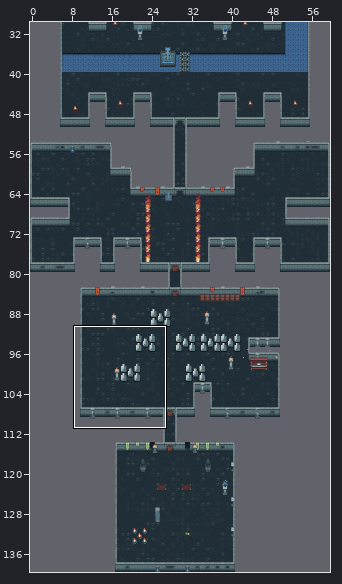
An edit to a level. Tiled map, data/maps/Level4.tmx. Above: a wide view before the commit, with the close-up outlined.
Close-up. Before the edit:
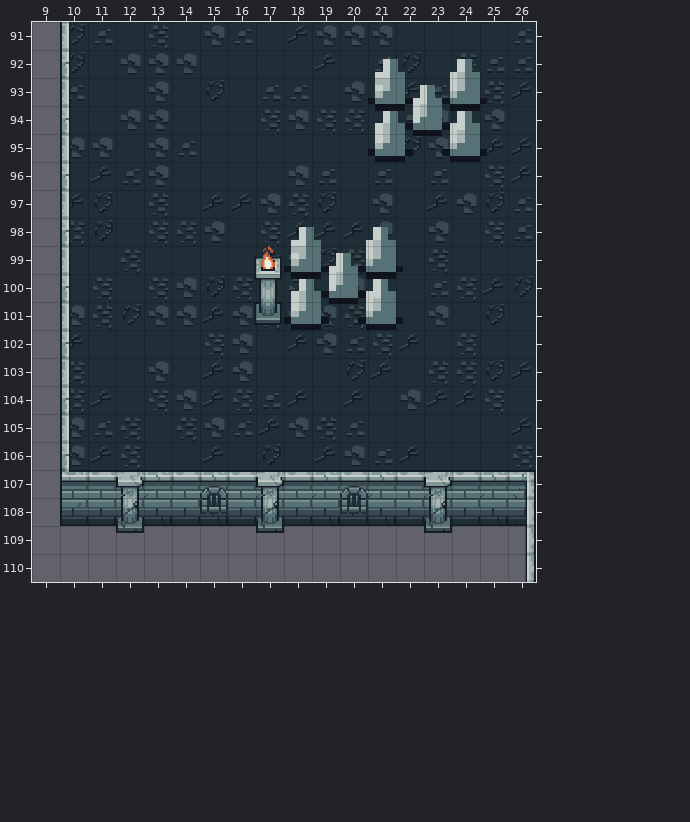
Cells are 32x32 px. Shown: x 9..26, y 91..110. The commit also changed other parts of the map, which this record leaves out.
The same view after the edit:
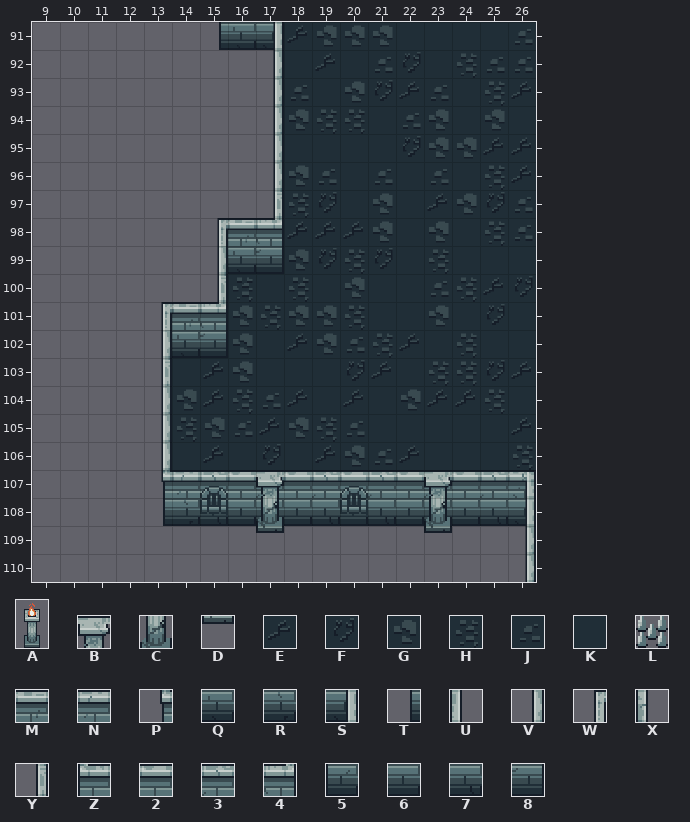
Key: from "Animated_collision": A 5 "Pillar_Torch"; from "Floor and Wall": B 12, C 31, D 50, E 114, F 115, G 116, H 117, J 133, K 134; from "Trap": L 1 "Spikes"; from "wall": M 1, N 2, P 8, Q 11, R 12, S 13, T 18, U 20, V 23, W 28, X 30, Y 33, Z 40, 2 41, 3 42, 4 43, 5 50, 6 51, 7 52, 8 53.
_ is an empty cell, # one hidden under a higher layer.
Objects are placed by their top-left corner, in cells (3,4 is the top-left corner of cell 3,4); size is 1x1 cell unless given.
The exact change:
Layer "Floor":
y 91: x 10..15 FJKHKG -> ______
y 92: x 10..17 FKGGGKKK -> ________
y 93: x 10..17 JKKGKFKJ -> ________
y 94: x 10..17 KKGGKKKH -> ________
y 95: x 10..17 GGKGJKKK -> ________
y 96: x 10..17 KEJGKKKK -> ________
y 97: x 10..17 EFKHKEEG -> ________
y 98: x 10..15 HFKHHG -> ______
y 99: x 10..15 KKHKKK -> ______
y 100: x 10..15 KHKHGF -> ______
y 101: x 10..13 GHFG -> ____
y 102: x 10..13 EKKK -> ____
y 103: x 10..13 HKKG -> ____
y 104: x 10..13 HEKH -> ____
y 105: x 10..13 GJHK -> ____
y 106: x 10..13 GEHK -> ____
y 107..108: x 10..13 #### -> ____
Layer "Wall":
y 91: x 10 U -> _; x 15..17 ___ -> TQS
y 92: x 10 X -> _; x 17 _ -> V
y 93: x 10 U -> _; x 17 _ -> V
y 94: x 10 X -> _; x 17 _ -> V
y 95: x 10 U -> _; x 17 _ -> V
y 96: x 10 X -> _; x 17 _ -> V
y 97: x 10 U -> _; x 17 _ -> Y
y 98: x 10 X -> _; x 15..17 ___ -> WM4
y 99: x 10 U -> _; x 15..17 ___ -> VQ8
y 100: x 10 X -> _; x 15 _ -> Y
y 101: x 10 U -> _; x 13..15 ___ -> WM4
y 102: x 10 X -> _; x 13..15 ___ -> VQ8
y 103: x 10 U -> _; x 13 _ -> Y
y 104: x 10 X -> _; x 13 _ -> V
y 105: x 10 U -> _; x 13 _ -> V
y 106: x 10 X -> _; x 13 _ -> V
y 107: x 10..14 Z2232 -> ___PN
y 108: x 10..14 56676 -> ___TR
Layer "Decorative":
y 107: x 12 B -> _
y 108: x 12 C -> _
y 109: x 12 D -> _
Layer "Animated_collision":
removed: A "Pillar_Torch" at 16.4,98.8 size 2x3
Layer "Interactive":
removed: L "Spikes" at 21,92.3 size 4.2x3.7
removed: L "Spikes" at 18,98.3 size 4.2x3.7
